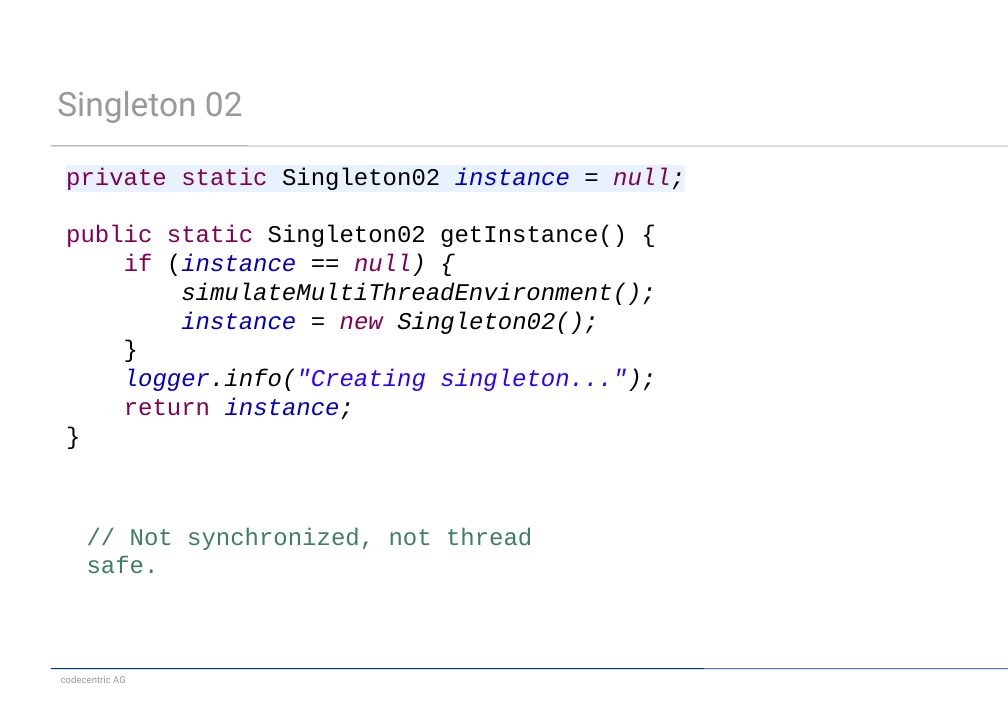
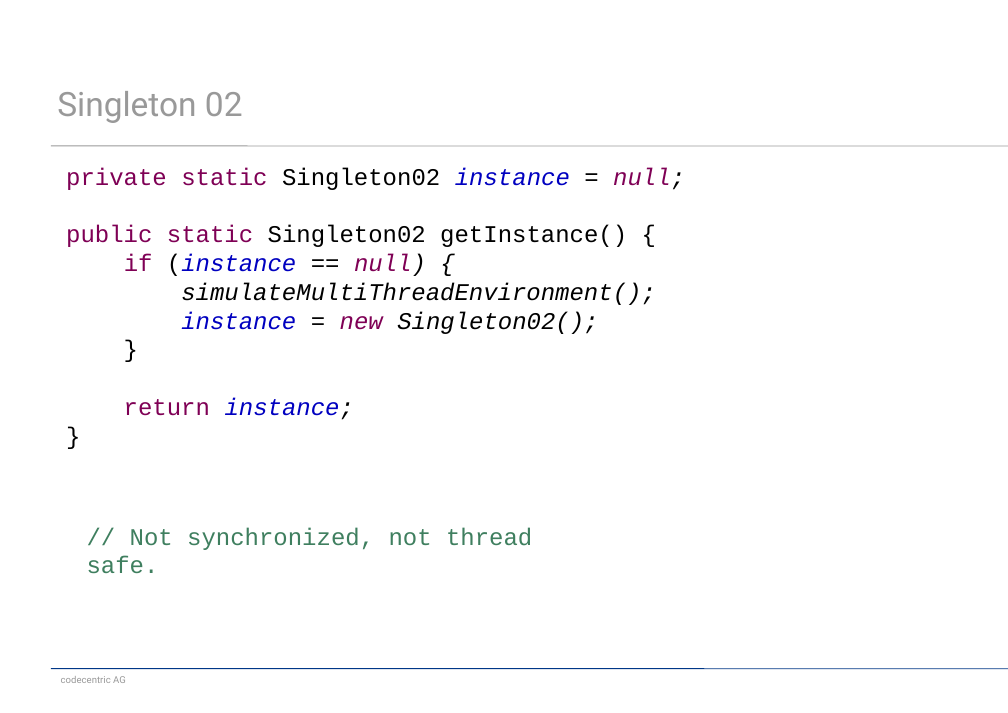
Before and after one commit to dzamurovic/meetup_singleton, a slide deck: slide 5 of meetup.pptx. Drawn at 1008x713 pixels with LibreOffice and Linux fonts; fonts in the diff are those of the drawing. Boxes give left, top, right and bottom in pixels: in the first picture for what was removed or moved away, otherwise in the second. Text is boxed around its words. In the diff, an @@ line names an element or a change of style, - is before the commit and + after.

```diff
--- a/meetup.pptx
+++ b/meetup.pptx
@@ text at (66, 167, 685, 190): highlight #E8F2FE to none in "private static Singleton02 instance = null;" @@
@@ text at (124, 369, 656, 391): paragraph removed @@
-logger.info("Creating singleton...");
```
Also in this commit, not shown: 3 other slides changed, 2 slides added.
